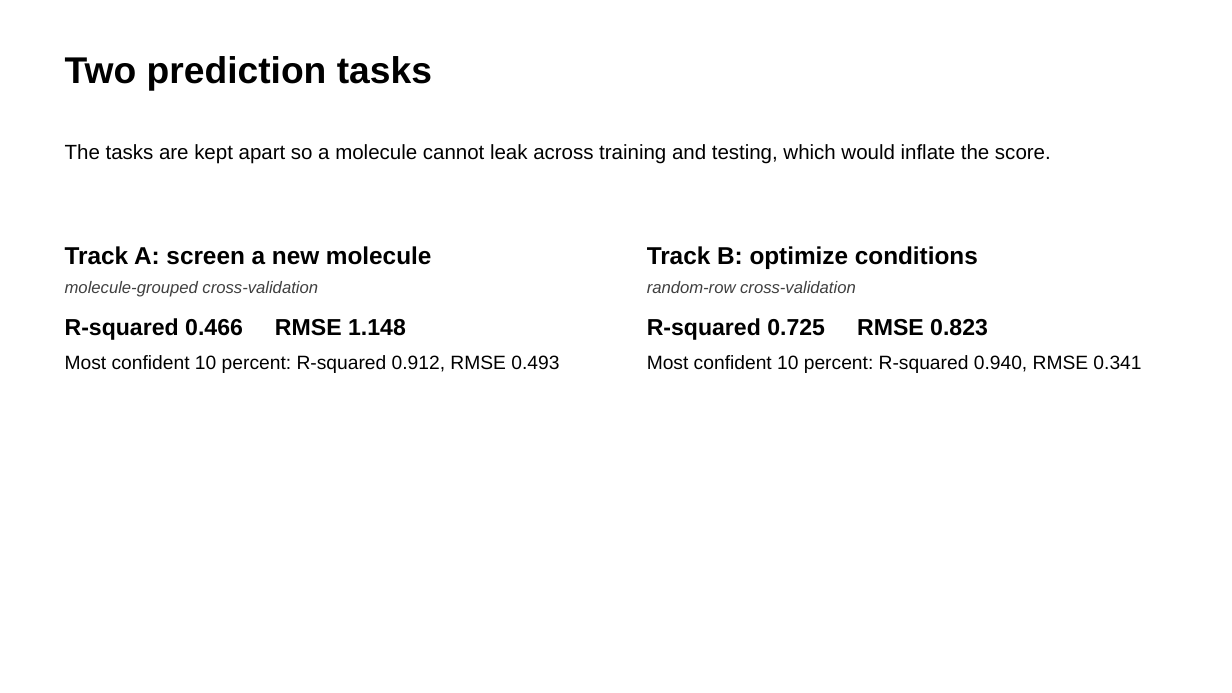
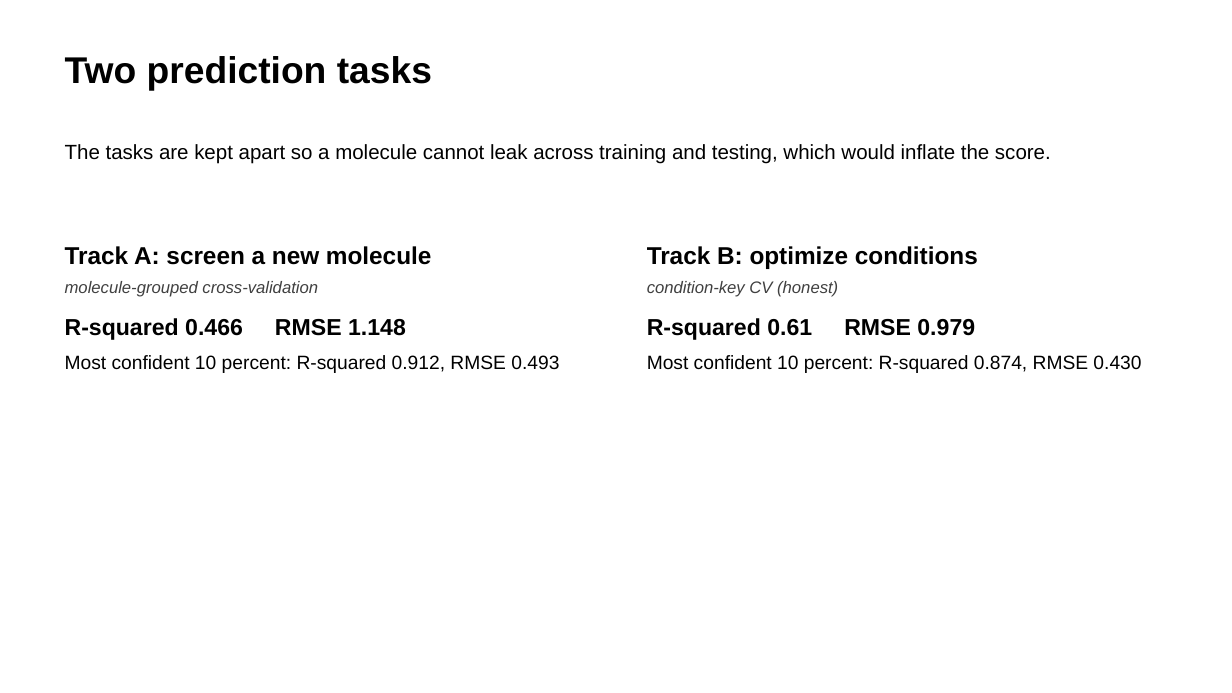
Before and after one commit to SkyEpstein/Machine-learning-to-separate-f-elements-2, a slide deck: slide 3 of docs/REE_Results_Slides_Final.pptx. Drawn at 1232x693 pixels with LibreOffice and Linux fonts; fonts in the diff are those of the drawing. Boxes give left, top, right and bottom in pixels: in the first picture for what was removed or moved away, otherwise in the second. Text is boxed around its words. In the diff, an @@ line names an element or a change of style, - is before the commit and + after.

```diff
--- a/docs/REE_Results_Slides_Final.pptx
+++ b/docs/REE_Results_Slides_Final.pptx
@@ text at <box>647,281,1141,373</box>: text changed @@
-random-row cross-validation
-R-squared 0.725 RMSE 0.823
-Most confident 10 percent: R-squared 0.940, RMSE 0.341
+condition-key CV (honest)
+R-squared 0.61 RMSE 0.979
+Most confident 10 percent: R-squared 0.874, RMSE 0.430
```
Also in this commit, not shown: 1 other slide changed, 8 other files.
